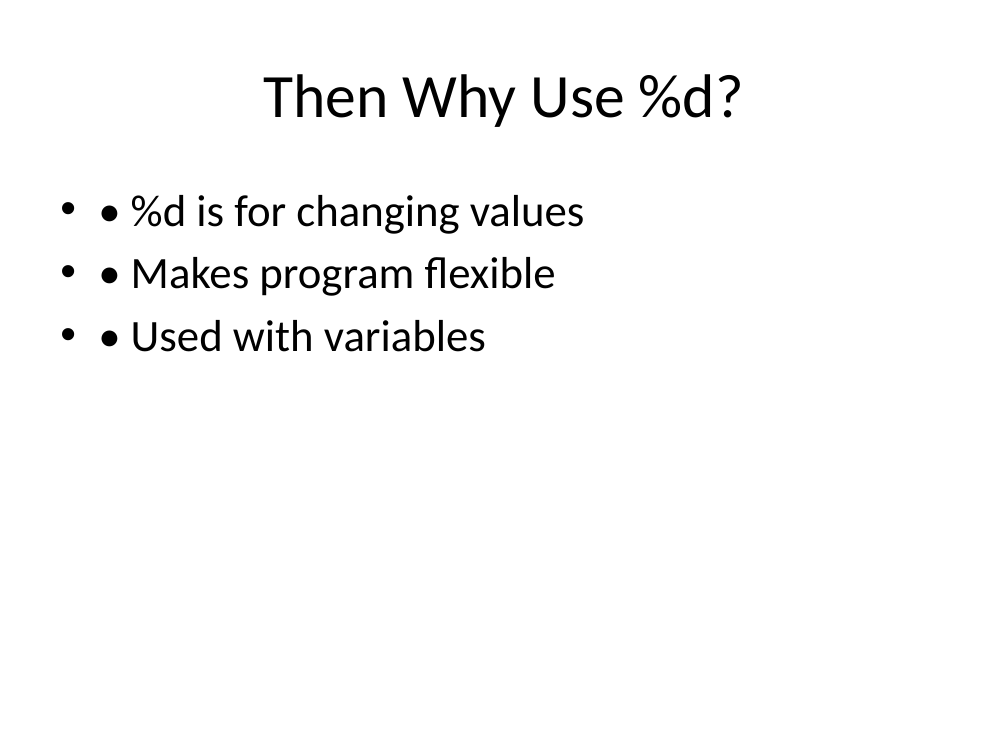
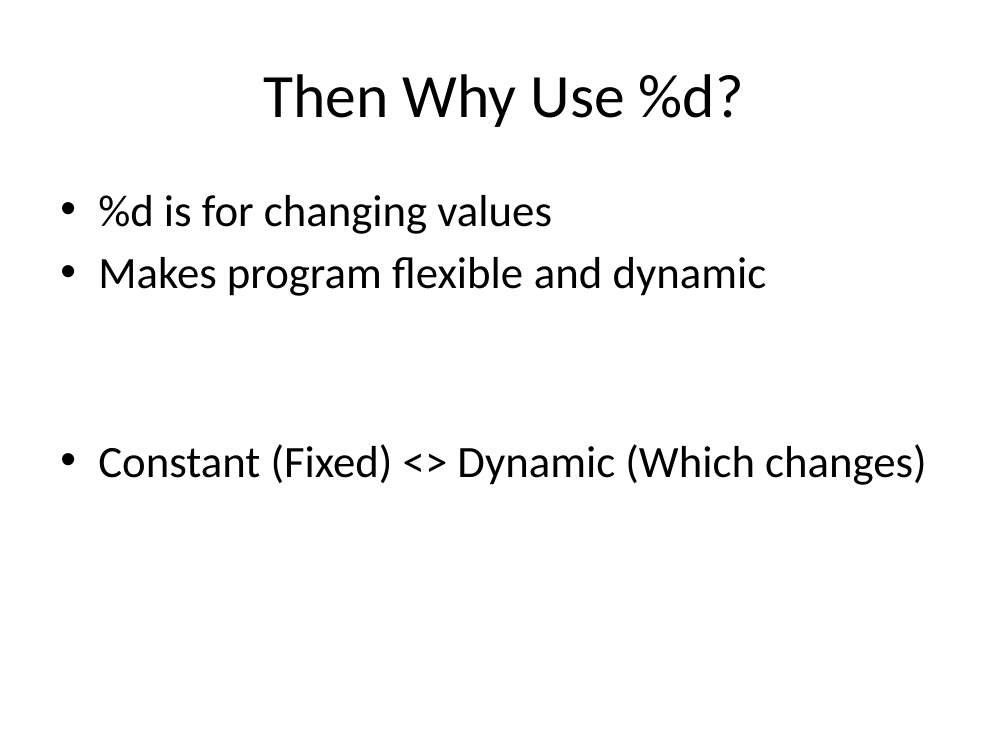
Before and after one commit to nagendra571/C, a slide deck: slide 4 of C Class/docs/Level 1__Lesson_6_1_Why_Use_d_In_printf.pptx. Drawn at 1008x756 pixels with LibreOffice and Linux fonts; fonts in the diff are those of the drawing. Boxes give left, top, right and bottom in pixels: in the first picture for what was removed or moved away, otherwise in the second. Text is boxed around its words. In the diff, an @@ line names an element or a change of style, - is before the commit and + after.

```diff
--- a/C Class/docs/Level 1__Lesson_6_1_Why_Use_d_In_printf.pptx
+++ b/C Class/docs/Level 1__Lesson_6_1_Why_Use_d_In_printf.pptx
@@ text at box(98, 195, 927, 485): text changed @@
-• • %d is for changing values
-• • Makes program flexible
-• • Used with variables
+• %d is for changing values
+• Makes program flexible and dynamic
+• Constant (Fixed) <> Dynamic (Which changes)
```
Also in this commit, not shown: 2 other slides changed, 4 other files.
